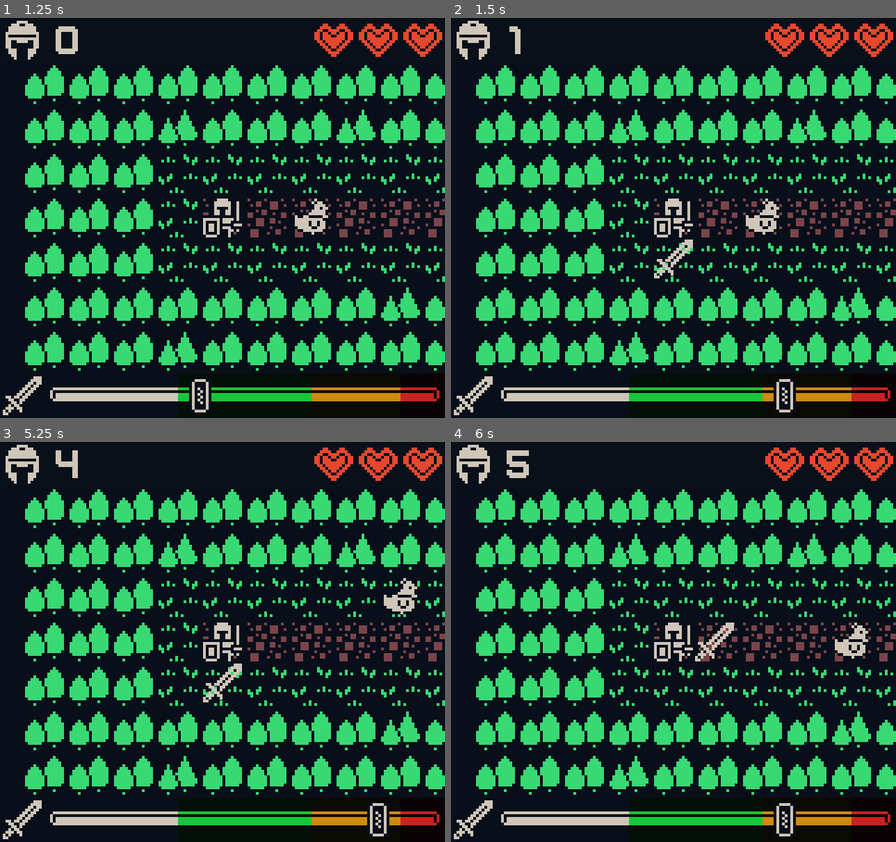
Above: before the commit, frames 1-4 (two rows, left to right).
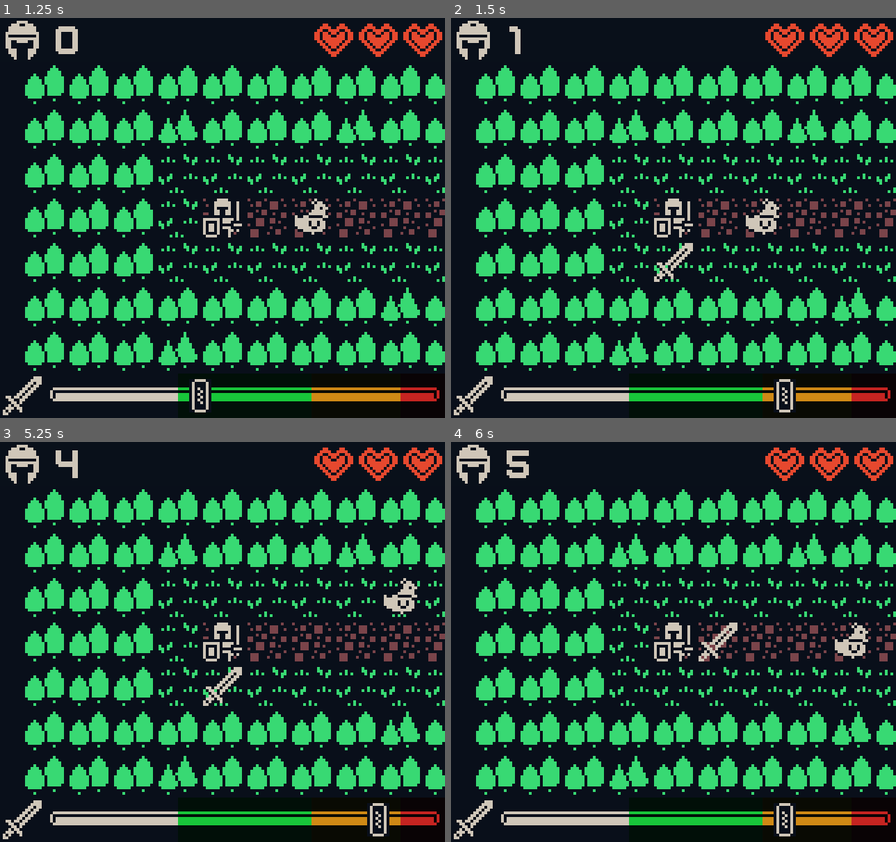
Above: after the commit, the same moments.

Repository: MCluck90/dungeon-dance-off
Game: Godot game, scene res://Levels/Level-03.tscn
The game is run twice, just before and just after one commit, with the same random seed, the same clock (stepped at 60 frames per second) and the same inputs.
Inputs:
- Up to frame 1 (1.25 s): hold Right (ui_right) from 0.53 s (still down); tap E (next_mode) at 0.6 s
- Up to frame 2 (1.5 s): release Right (ui_right) at 1.28 s; hold Down (ui_down) from 1.28 s (still down); tap Q (prev_mode) at 1.35 s
- Up to frame 3 (5.25 s): release Down (ui_down) at 2.03 s; hold Right (ui_right) 2.03-2.78 s; tap E (next_mode) at 2.1, 3.6, 5.1 s; hold Up (ui_up) 2.78-3.53 s; tap Q (prev_mode) at 2.85, 4.35 s; hold Left (ui_left) 3.53-5.03 s; hold Down (ui_down) from 5.03 s (still down)
- Up to frame 4 (6 s): release Down (ui_down) at 5.78 s; hold Right (ui_right) from 5.78 s (still down); tap Q (prev_mode) at 5.85 s

Frame 1 is identical in both runs. In frame 2, 0.3% of the frame differs, in the area x 45-55%, y 55-66%; in frame 3, 0.3%; in frame 4, 0.3%.

Commit message:
Improve attack animations

Diff:
--- a/Grid/player.gd
+++ b/Grid/player.gd
@@ -93,7 +93,7 @@
 		weapon.position,
 		input_direction * 16 * power_level,
 		0.2 + (power_level - 1) * 0.1,
-		Tween.TRANS_LINEAR, Tween.EASE_IN
+		Tween.TRANS_CUBIC, Tween.EASE_IN_OUT
 	)
 	tween.start()
 
